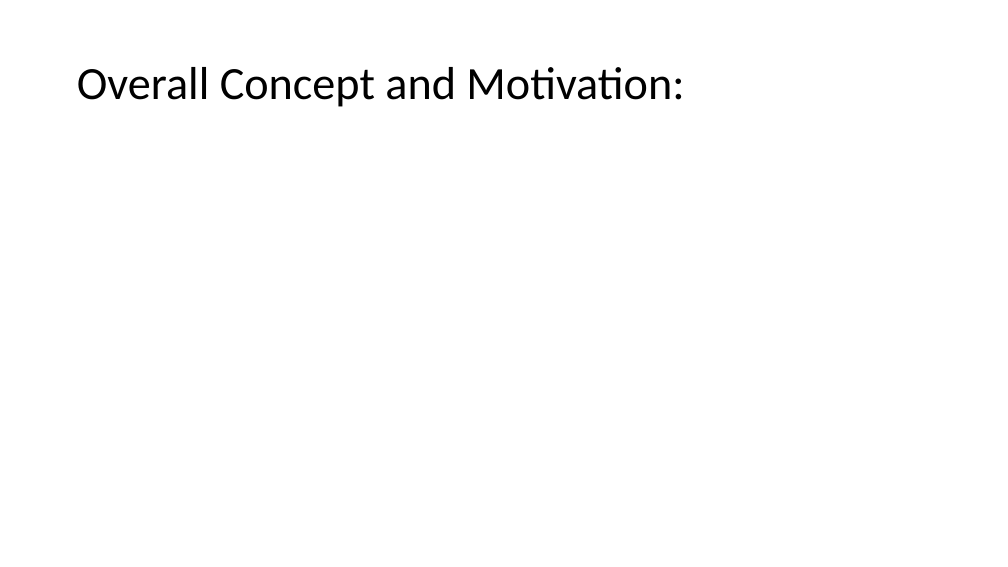
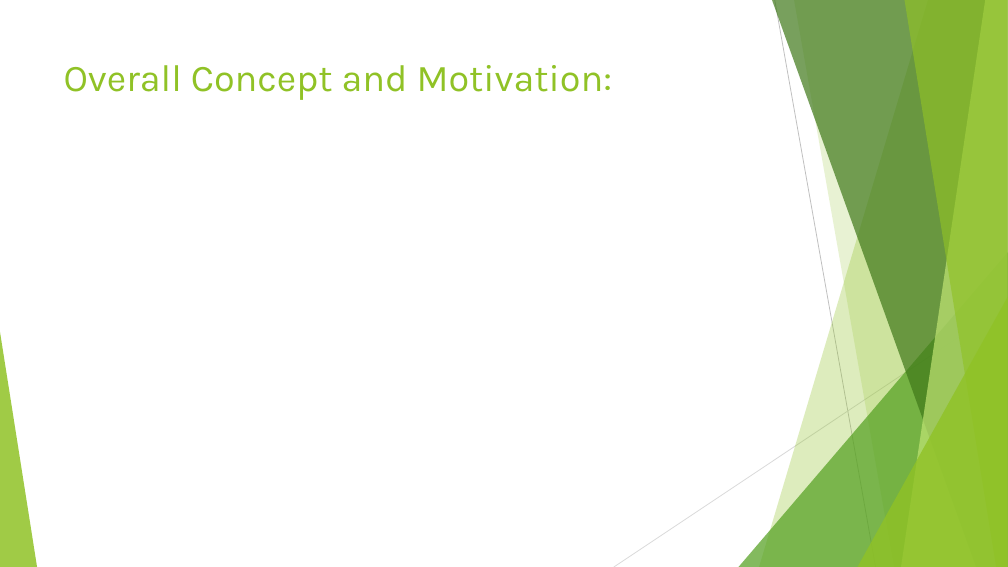
Before and after one commit to WyntonD/Designated-Drinker, a slide deck: slide 3 of assets/presentation/Happy Hour.pptx. Drawn at 1008x567 pixels with LibreOffice and Linux fonts; fonts in the diff are those of the drawing. Boxes give left, top, right and bottom in pixels: in the first picture for what was removed or moved away, otherwise in the second. Text is boxed around its words. In the diff, an @@ line names an element or a change of style, - is before the commit and + after.

```diff
--- a/assets/presentation/Happy Hour.pptx
+++ b/assets/presentation/Happy Hour.pptx
@@ title "Overall Concept and Motivation:": place and size @@
-title "Overall Concept and Motivation:" at box(77, 67, 684, 107)
+title "Overall Concept and Motivation:" at box(64, 65, 612, 100)
@@ title "Overall Concept and Motivation:" at box(64, 65, 612, 100): size 44 to 36 pt, font Calibri to Karla, text colour #000000 to #90C226; line spacing 0.9 to 1; vertical alignment middle to top @@
@@ group added at box(0, 0, 1008, 567): 5 freeform shapes, 3 triangles, 2 lines @@
```
Also in this commit, not shown: 9 other slides changed, 13 other files.
